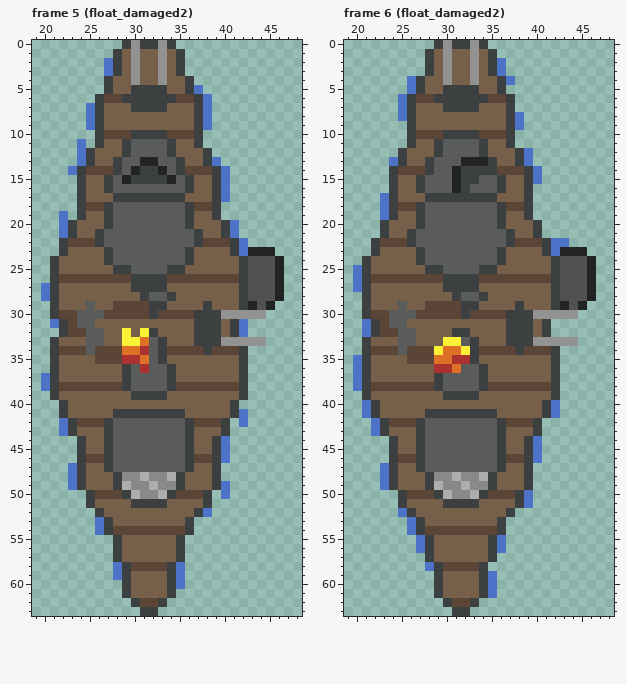
Pixel-art file: resources/images/characters/ShipLarge.aseprite. That is the earlier state.
64x64 pixels, 18 frames. Shown: frame 5 (float_damaged2): x 19..48, y 0..63; frame 6 (float_damaged2): x 19..48, y 0..63. The commit also changed other frames, which this record leaves out.
After:
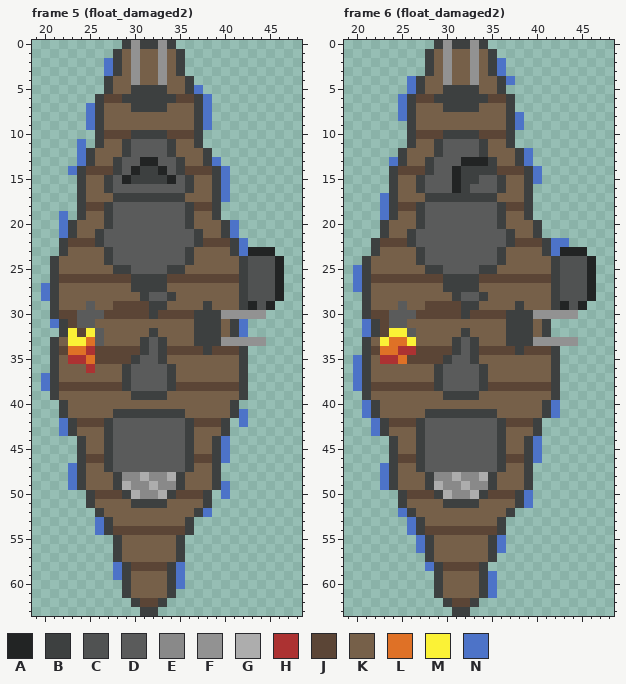
Palette (. is transparent): A #222424  B #3d4040  C #505252  D #5a5b5b  E #898989  F #929292  G #adadad  H #ac3232  J #5b4536  K #766049  L #df7126  M #fbf236  N #4d73c8
The edit:
--- frame 5 (float_damaged2)
@@ x 21..33 @@
 31 NBJDDKKKKKKKK
-32 .BJJDDKKMKMBK
-33 BKKKDDKKMMLDB
-34 BJJJDJJJLLHDB
-35 BKKKKJJJHHLDB
-36 BKKKKKKKBDHDD
+32 .BMJMDKKKKKBK
+33 BKMMLDKKKKBDB
+34 BJLLHJJJJJBDB
+35 BKHHLJJJJBDDB
+36 BKKKHKKKBDDDD
 37 BKKKKKKKBDDDD
--- frame 6 (float_damaged2)
@@ x 21..34 @@
 31 NBJDDKKKKKKKKK
-32 NBJJDDKKKKBBKK
-33 BKKKDDKKKMMDBK
-34 BJJJDJJJMLLMBJ
-35 BKKKKJJJLLHHBK
-36 BKKKKKKKHHLDDB
+32 NBJMMDKKKKKBKK
+33 BKMLLMKKKKBDBK
+34 BJLLHHJJJJBDBJ
+35 BKHHLJJJJBDDBK
+36 BKKKKKKKBDDDDB
 37 BKKKKKKKBDDDDB
